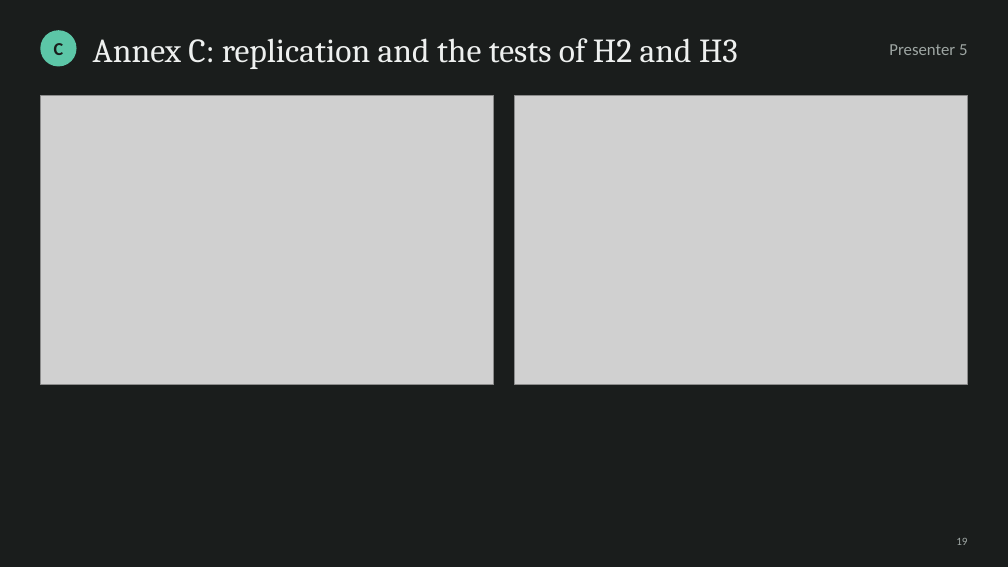
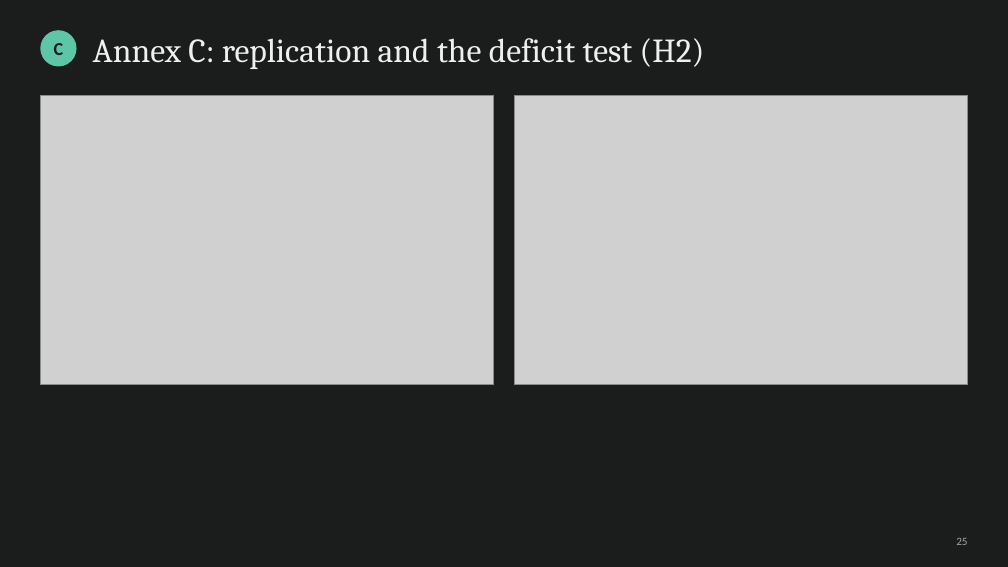
Before and after one commit to cyee02/MQF, a slide deck: slide 26 of QF600/Final Assignment/04 - Presentation Slides Group 6.pptx (slide 19 before the commit). Drawn at 1008x567 pixels with LibreOffice and Linux fonts; fonts in the diff are those of the drawing; grey boxes stand for pictures. Boxes give left, top, right and bottom in pixels: in the first picture for what was removed or moved away, otherwise in the second. Text is boxed around its words. In the diff, an @@ line names an element or a change of style, - is before the commit and + after.

```diff
--- a/QF600/Final Assignment/04 - Presentation Slides Group 6.pptx
+++ b/QF600/Final Assignment/04 - Presentation Slides Group 6.pptx
@@ text at (93, 38, 705, 69): text changed @@
-Annex C: replication and the tests of H2 and H3
+Annex C: replication and the deficit test (H2)
@@ text removed at (889, 44, 967, 55) @@
-Presenter 5
@@ text at (956, 538, 967, 545): text changed @@
-19
+25
```
Also in this commit, not shown: 18 other slides changed, 7 slides added, 29 other files.
